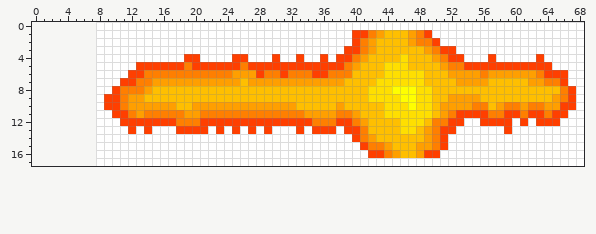
Sprite sheet, stored at assets/fireX.png. Above: the version before the commit.
The file is 61x18 pixels. The old version is drawn lined up with the new one, on the new canvas.
The same view after the edit:
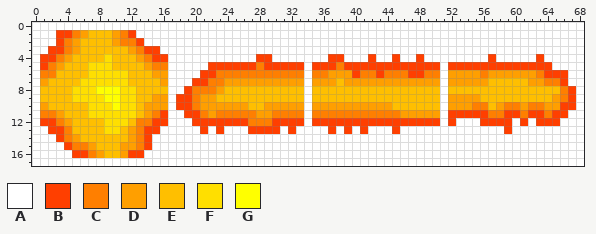
Palette (. is transparent): A #ffffff  B #ff3f00  C #ff7f00  D #ff9f00  E #ffbf00  F #ffdf00  G #ffff00
The edit:
canvas 61x18 -> 69x18, the old top-left corner now at 8,0
Changed rows in their new state; - is an unchanged pixel.
first column x 0:
 0 AAAAAAAA----------------------------------------------
 1 AAABBCDEEEDCB---------------------------AAAAAAAAAA----
 2 AAABCDEEEEDCCB--------------------------AAAAAAAAAAA---
 3 AABBCDEEEEEEDCBB-----------------------AAAAAAAAAAAAAA-
 4 ABBCDEEEEFEEEDCBB--AA----AA-BBA--A--AB-AAABAABAABAAAAA
 5 ABCDEEEFFFEEEEDCCAAAAA----B-C-----A---CBBBBBBBBBBBBABB
 6 ACCEEEEFFFFFEEEDDAAAABB--CCCC--C--ACCDDDBCCBCCCBBCCA--
 7 ADEEEEFFFFFFEEEE-AAABBCC--D-------A---EDDDDDDDDDDDDAD-
 8 AEEEEFFFGGGFFEE--AABCCCD----------A-------EEEEEEEE-A--
 9 AEEEEFFFFGGFFE-DDABBCDD-----------A-------EEEEEEEE-A--
10 ADEEEEEFFFGFFE---ABBC------EE----DADDD-DDDDDDEEEEE-A--
11 ACCDEEEFFFFFFED-BAABB-D-----DD----ACCC--CCCCCCDDDDDAB-
12 ABBCDEEEEFFFECC--AAAB------CCC----ABBB--BBBBBBBBBBBA-A
13 AABBCEEEEFFEDC-B--AAA----A--B-B-BA-AA---ABAAABAAAAAAA-
14 AAABCDEEEEEEDCB-------------------------AAAAAAAAAAAA--
15 AAAABCCDEEEDDCB--------------------------AAAAAAAAAAA--
16 AAAAABBCDEEDBB----------------------------AAAAAAAAA---
17 AAAAAAAA----------------------------------------------
Pixel boxes of the changes (left, top, right, bottom) in both pictures:
changed: (32, 22, 464, 166)
